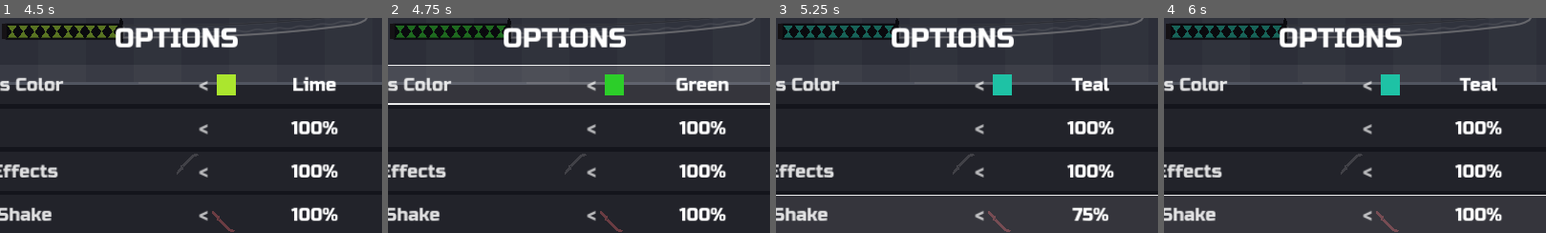
Above: before the commit, frames 1-4 (left to right).
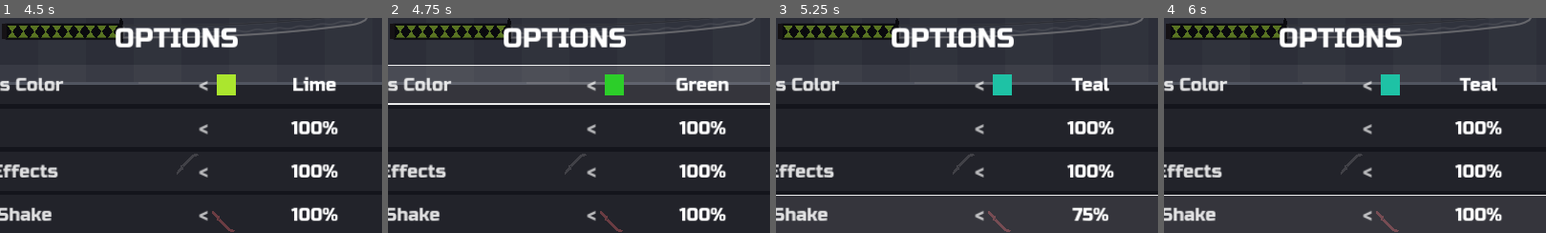
Above: after the commit, the same moments.

Repository: fredsbreads/game-off
Game: Godot game, scene res://scenes/main.tscn
The game is run twice, just before and just after one commit, with the same random seed, the same clock (stepped at 60 frames per second) and the same inputs. Sound files missing from this copy of the repository are replaced by a short silence.
Inputs (mouse positions are % of the whole screen's width and height, from its top left):
- Up to frame 1 (4.5 s): tap Enter at 0.5, 1.35 s; move the mouse to (72, 45) at 0.52 s; hold Right 0.53-1.28 s; hold J (tp_vertical) 0.53-1.28 s; click (72, 45) at 0.67 s; tap Space at 0.77, 1.52, 3.02, 3.77 s; move the mouse to (30, 55) at 1.27 s; hold Down 1.28-2.03 s; move the mouse to (60, 28) at 2.02 s; hold Right 2.03-2.78 s; tap Keypad Enter at 2.1 s; move the mouse to (45, 70) at 2.77 s; hold K (tp_forward) 2.78-3.53 s; tap C at 2.85 s; click (45, 70) at 2.92 s; move the mouse to (80, 65) at 3.52 s; hold Left from 3.53 s (still down); tap M at 3.6 s; tap P (pause) at 4.15 s; move the mouse to (20, 35) at 4.27 s; tap O at 4.35 s
- Up to frame 2 (4.75 s): keep holding Left; tap Space at 4.52 s
- Up to frame 3 (5.25 s): tap Space at 5 s; move the mouse to (55, 50) at 5.02 s; release Left at 5.03 s; hold Down from 5.03 s (still down); hold Shift from 5.03 s (still down); click (55, 50) at 5.17 s
- Up to frame 4 (6 s): tap Enter at 5.75 s; move the mouse to (35, 25) at 5.77 s; release Down at 5.78 s; release Shift at 5.78 s; hold Right from 5.78 s (still down); tap L at 5.85 s
The pictures show only the part of the screen within x 27-77%, y 9-59%; the shares and areas given below are measured in that part.

Frame 1 is identical in both runs. In frame 2, 0.8% of the frame differs, in the area x 2-31%, y 3-10%; in frame 3, 0.8%; in frame 4, 0.8%.

Commit message:
Pause freezes the power-up's finale and the finishers; lightning on the katana while the power-up plays

Diff:
--- a/scripts/auto_overlay.gd
+++ b/scripts/auto_overlay.gd
@@ -35,6 +35,8 @@
 
 
 func _process(delta: float) -> void:
+	if get_tree().paused:
+		return   # (frozen with the game)
 	_t += delta
 	_fade = clampf(_fade + (delta / 0.15 if _active else -delta / 0.3), 0.0, 1.0)
 	_poke = maxf(_poke - delta / 0.35, 0.0)
--- a/scripts/hud.gd
+++ b/scripts/hud.gd
@@ -302,6 +302,11 @@
 
 
 ## The power-up meter: value out of full; charged = full and ready.
+## The power-up's auto-chain playing: lightning crackles over the katana.
+func set_auto(on: bool) -> void:
+	_top.auto_on = on
+
+
 ## boosted: golden (her PERFECT chains charge double).
 func set_charge(value: int, full: int, charged: bool, boosted := false) -> void:
 	_top.set_charge(value, full, charged, boosted)
--- a/scripts/knight.gd
+++ b/scripts/knight.gd
@@ -275,7 +275,7 @@
 		reappear = beat
 	if reappear > 0.0:
 		visible = false
-		get_tree().create_timer(reappear).timeout.connect(func() -> void:
+		get_tree().create_timer(reappear, false).timeout.connect(func() -> void:   # (waits while paused)
 			if is_instance_valid(self):
 				visible = true)
 	engaged = true
--- a/scripts/main.gd
+++ b/scripts/main.gd
@@ -751,6 +751,7 @@
 		_streak_shown = sweep
 	hud.set_streak(_streak_shown)
 	hud.auto_overlay.set_active(_auto or _finale_hold)
+	hud.set_auto(_auto or _finale_hold)   # (lightning on the katana while it plays itself)
 	if _auto or _finale_hold:
 		# The power-up playing: its bolt stays full until the finale's strike.
 		hud.set_charge(CHARGE_FULL, CHARGE_FULL, true, Palette.pink >= 1.0)
@@ -1049,7 +1050,7 @@
 			poses.append(p)
 	var focus := Vector2(k.tile_x * Rules.TILE, Rules.body_center_y(k.row))
 	cam.hold_zoom(focus, FINISHER_ZOOM, 10.0, 0.5)   # centred on the enemy
-	var t := create_tween()
+	var t := create_tween().set_pause_mode(Tween.TWEEN_PAUSE_STOP)   # (stops while paused)
 	t.tween_interval(_fin_hop)
 	t.tween_callback(_finisher_strike.bind(k, right_x, -1.0, poses[0], ""))
 	t.tween_interval(_fin_hop)
@@ -1268,7 +1269,7 @@
 		if p != player.last_pose():
 			poses.append(p)
 	cam.hold_zoom(Vector2(k.tile_x * Rules.TILE, Rules.body_center_y(k.row)), AUTO_FINALE_ZOOM, 16.0, 0.5)
-	var t := create_tween()
+	var t := create_tween().set_pause_mode(Tween.TWEEN_PAUSE_STOP)   # (stops while paused)
 	t.tween_interval(AUTO_SLASH_HOP)
 	t.tween_callback(_auto_slash.bind(k, right_x, -1.0, poses[0]))
 	t.tween_interval(AUTO_SLASH_HOP)
@@ -1442,7 +1443,7 @@
 	if Palette.pink > 0.0 and not _finishing:
 		_lose_colour_sound.pitch_scale = _jitter()
 		_lose_colour_sound.play()
-		create_tween().tween_method(Palette.set_pink, Palette.pink, 0.0, LOSE_COLOUR_TIME)
+		create_tween().set_pause_mode(Tween.TWEEN_PAUSE_STOP).tween_method(Palette.set_pink, Palette.pink, 0.0, LOSE_COLOUR_TIME)
 
 
 func _finisher_done(k: Enemy, focus: Vector2) -> void:
@@ -1757,7 +1758,7 @@
 		if is_instance_valid(knight) and state == State.PLAYING:
 			fx.strike(from, to, knight.lightning())   # exactly her teleport's strike, in her colour (the ninja's cyan)
 	if CLASH_REAPPEAR > 0.0:
-		get_tree().create_timer(CLASH_REAPPEAR).timeout.connect(reappear)
+		get_tree().create_timer(CLASH_REAPPEAR, false).timeout.connect(reappear)   # (waits while paused)
 	else:
 		reappear.call()
 
@@ -1853,7 +1854,7 @@
 	# Cut down while she had her reward colour: it fades back to red through
 	# the death moment.
 	if Palette.pink > 0.0:
-		create_tween().tween_method(Palette.set_pink, Palette.pink, 0.0, DEATH_LOSE_COLOUR)
+		create_tween().set_pause_mode(Tween.TWEEN_PAUSE_STOP).tween_method(Palette.set_pink, Palette.pink, 0.0, DEATH_LOSE_COLOUR)
 	for e in level.enemies:
 		e.clear_glint()   # no red glints lingering on the death moment
 		if e is Knight:
--- a/scripts/top_bar.gd
+++ b/scripts/top_bar.gd
@@ -97,6 +97,9 @@
 var _bits: Array = []       # [pos, vel, life, max_life, colour]: sparks off the blade
 var _edge_timer := 0.0
 var _hit := 0.0   # 1 on a kill, easing to 0
+## The power-up's auto-chain playing (hud.gd set_auto): lightning crackles
+## over the whole katana until it's done.
+var auto_on := false
 var _blade_arcs: Array[PackedVector2Array] = []   # lightning on the katana (level-up / about to)
 
 var _charge := 0.0
@@ -128,8 +131,8 @@
 
 
 func _process(delta: float) -> void:
-	if not visible:
-		return
+	if not visible or get_tree().paused:
+		return   # (frozen with the game while paused)
 	if not _result.is_empty():
 		_result_t += delta
 		if _result_t < RESULT_ACT and _result["grade"] != "DROPPED":
@@ -266,6 +269,15 @@
 		for n in 2:   # and along it
 			var x0 := _rng.randf_range(_hilt_left(), w - 80.0)
 			_blade_arcs.append(_zigzag(Vector2(x0, _centre(x0)), Vector2(x0 + 80.0, _centre(x0 + 80.0)), 8, 6.0))
+	elif auto_on:
+		for n in 3:   # around the whole katana
+			var x := _rng.randf_range(_hilt_left(), w)
+			var up := _rng.randf() < 0.5
+			var a := Vector2(x, _top(x) if up else _bottom(x))
+			var b := a + Vector2(_rng.randf_range(-30.0, 30.0), _rng.randf_range(-24.0, -10.0) if up else _rng.randf_range(10.0, 24.0))
+			_blade_arcs.append(_zigzag(a, b, 5, 6.0))
+		var x0 := _rng.randf_range(_hilt_left(), w - 70.0)   # and one along it
+		_blade_arcs.append(_zigzag(Vector2(x0, _centre(x0)), Vector2(x0 + 70.0, _centre(x0 + 70.0)), 7, 5.0))
 	elif _will_level():
 		for n in 2:
 			var x0 := _rng.randf_range(0.0, w - 50.0)
